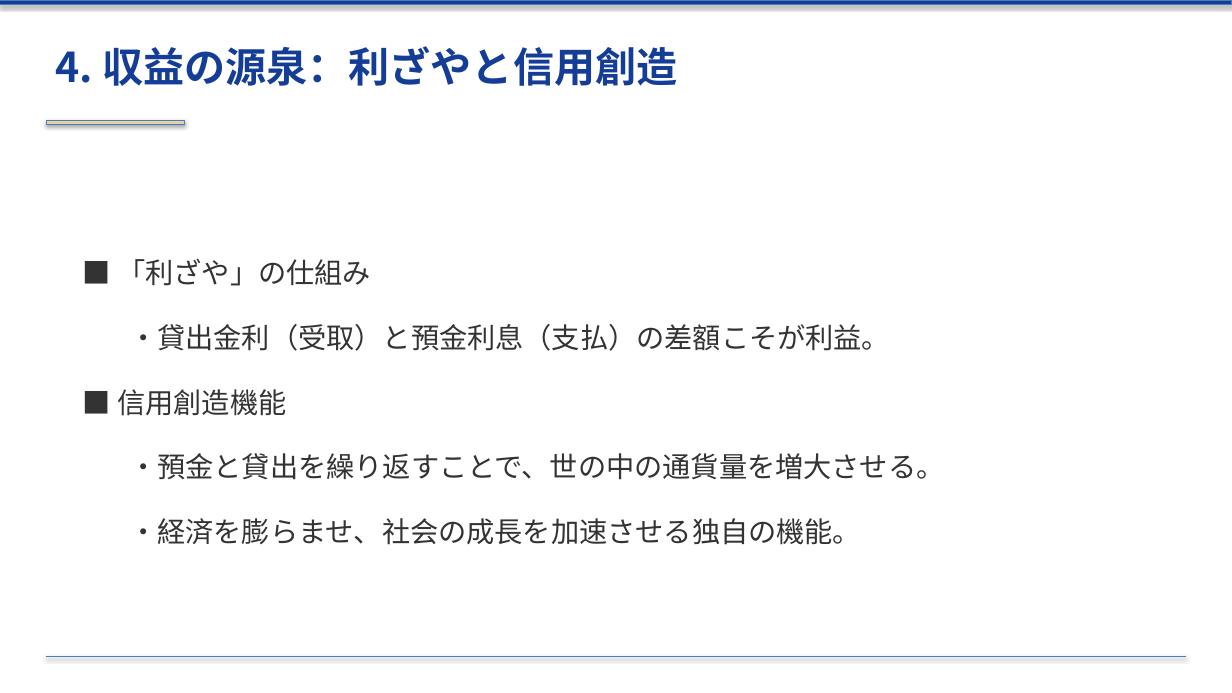
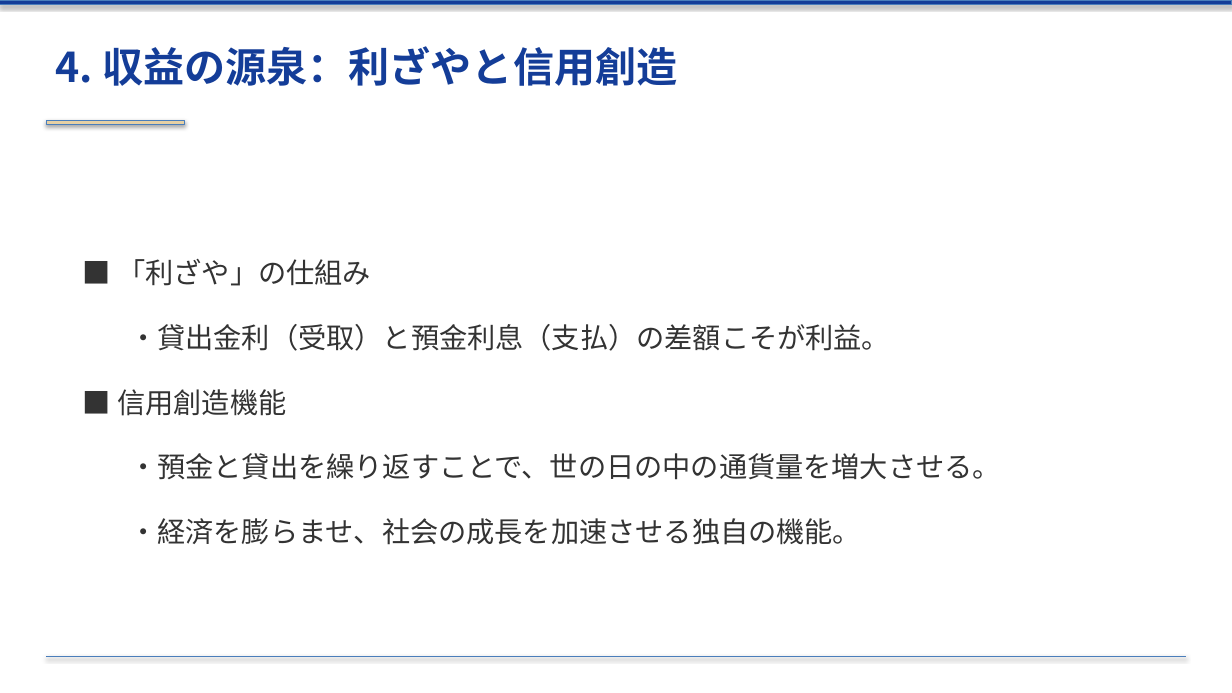
Before and after one commit to xilicrysta/bank-pptx, a slide deck: slide 14 of bank_industry_presentation.pptx. Drawn at 1232x693 pixels with LibreOffice and Linux fonts; fonts in the diff are those of the drawing. Boxes give left, top, right and bottom in pixels: in the first picture for what was removed or moved away, otherwise in the second. Text is boxed around its words. In the diff, an @@ line names an element or a change of style, - is before the commit and + after.

```diff
--- a/bank_industry_presentation.pptx
+++ b/bank_industry_presentation.pptx
@@ text at <box>129,453,1001,480</box>: text changed @@
-  ・預金と貸出を繰り返すことで、世の中の通貨量を増大させる。
+  ・預金と貸出を繰り返すことで、世の日の中の通貨量を増大させる。
```
Also in this commit, not shown: 1 other slide changed, 1 other file.
